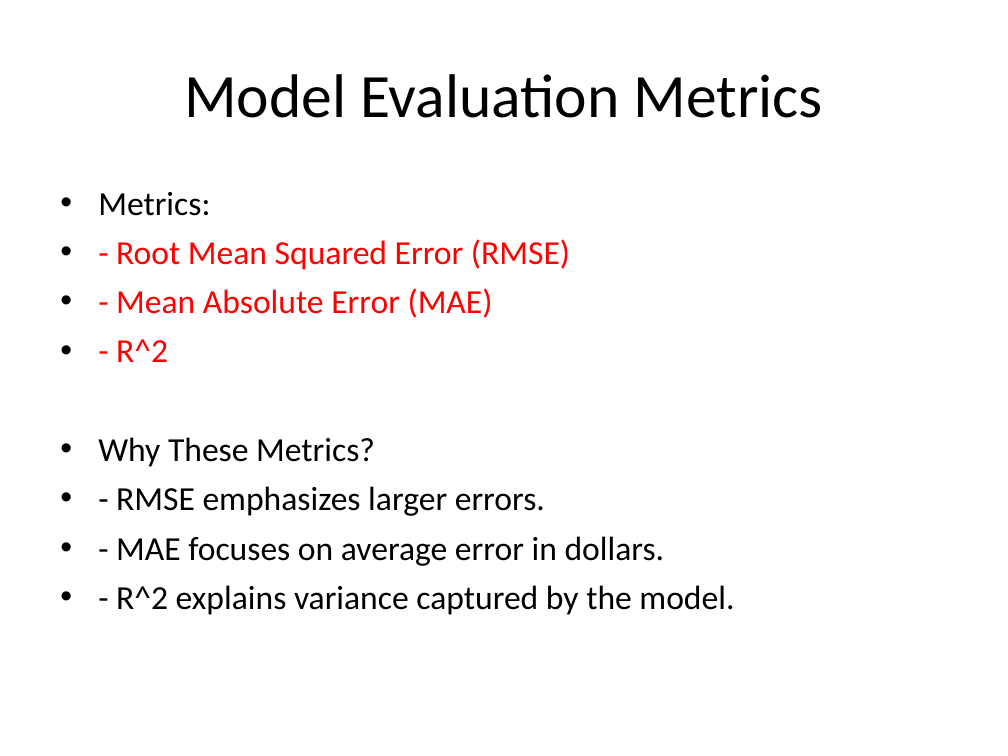
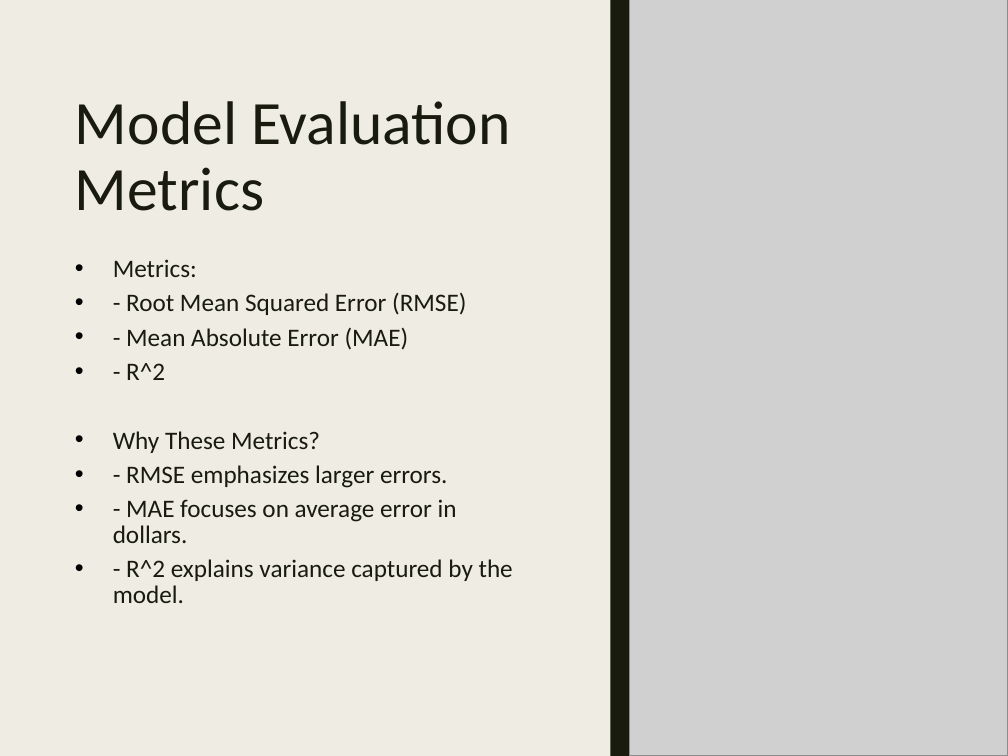
Before and after one commit to ClaensData95/LHL-Midterm-Project, a slide deck: slide 4 of Data-Science-Mdterm-Project.pptx (slide 5 before the commit). Drawn at 1008x756 pixels with LibreOffice and Linux fonts; fonts in the diff are those of the drawing; grey boxes stand for pictures. Boxes give left, top, right and bottom in pixels: in the first picture for what was removed or moved away, otherwise in the second. Text is boxed around its words. In the diff, an @@ line names an element or a change of style, - is before the commit and + after.

```diff
--- a/Data-Science-Mdterm-Project.pptx
+++ b/Data-Science-Mdterm-Project.pptx
@@ background #FFFFFF to #EFEDE3 @@
@@ rectangle added at (0,0,1008,756), fill #EFEDE3 @@
@@ rectangle added at (39,0,58,756), fill #191B0E @@
@@ rectangle added at (611,0,630,756), fill #191B0E @@
@@ picture added at (629,0,1008,756) @@
@@ title "Model Evaluation Metrics": place and size @@
-title "Model Evaluation Metrics" at (184,74,823,118)
+title "Model Evaluation Metrics" at (75,101,511,211)
@@ title "Model Evaluation Metrics" at (75,101,511,211): text colour #000000 to #191B0E; alignment centre to left; line spacing 1 to 0.89 @@
@@ text "Metrics:": place and size @@
-text "Metrics:" at (98,192,734,615)
+text "Metrics:" at (113,259,513,603)
@@ text "Metrics:" at (113,259,513,603): size 24 to 18 pt; text colour #000000 to #191B0E in "Metrics:", "Why These Metrics?", "- RMSE emphasizes larger errors.", "- MAE focuses on average error in ..." and 1 more places; text colour #FF0000 to #191B0E in "- Root Mean Squared Error (RMSE)", "- Mean Absolute Error (MAE)", "- R^2"; line spacing 1 to 0.84; more space between paragraphs @@
```
Also in this commit, not shown: 8 other slides changed, 1 slide removed.
